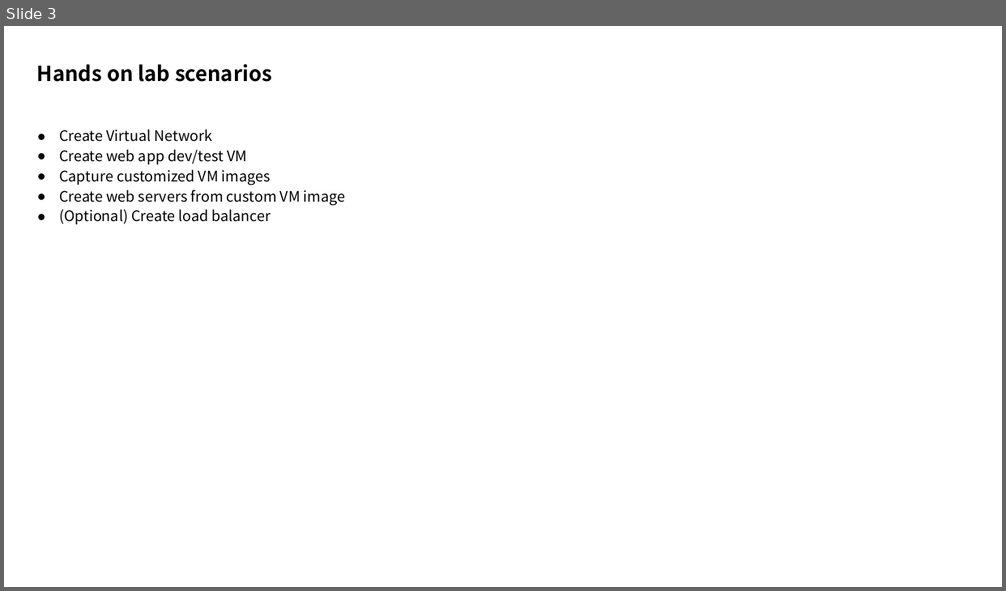
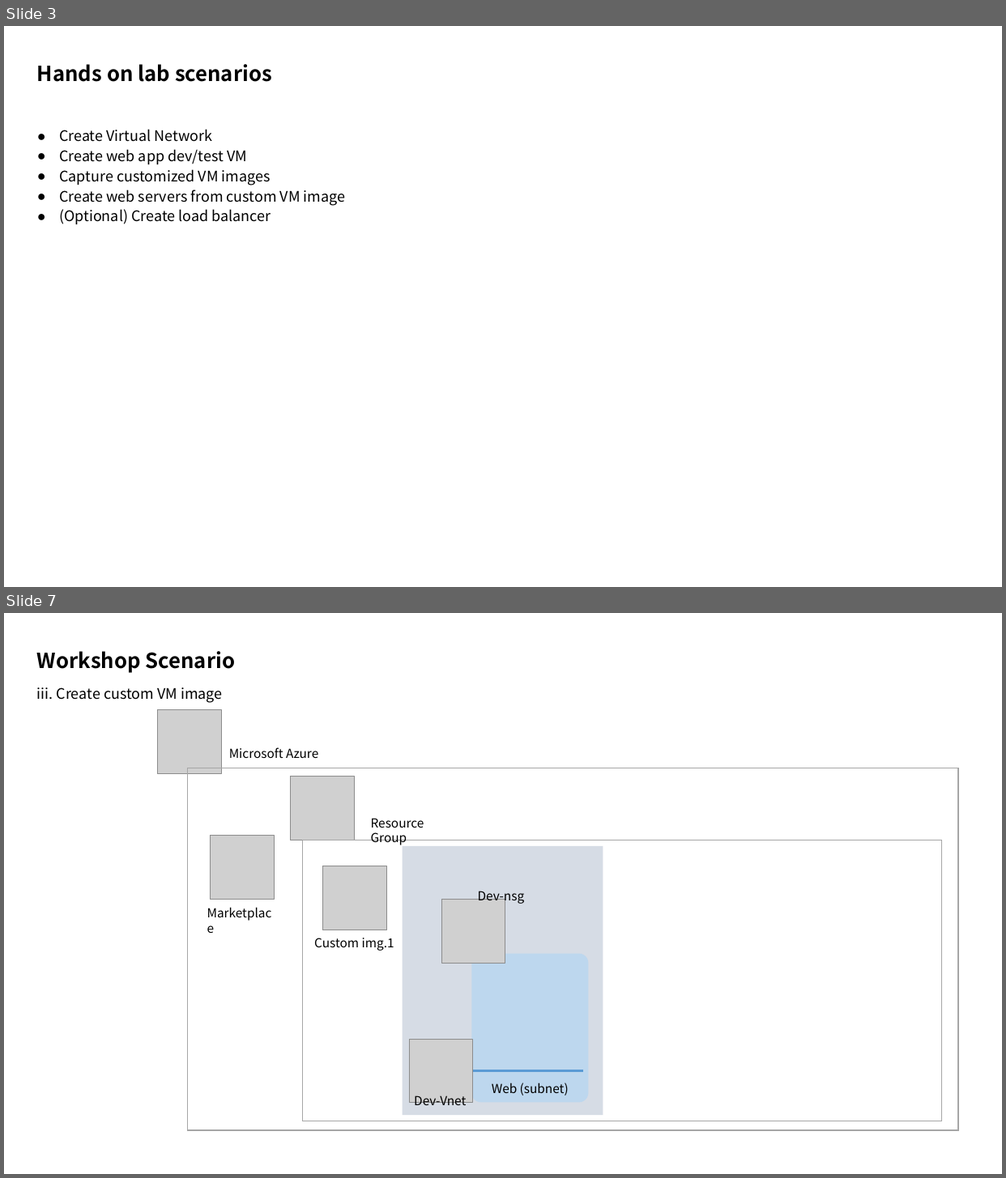
Before and after one commit to xlegend1024/az-infra-wrkshp-101, a slide deck: 2. Workshop Scenario/Workshop Scenario.pptx. Shown one above the other, each under a label of ours: slide 3 before the commit, slides 3 and 7 after it; the slides between them are not shown. The pictures are 1006x591 and 1006x1178 pixels, drawn with LibreOffice and Linux fonts; fonts in the diff are those of the drawing; grey boxes stand for pictures. Boxes give left, top, right and bottom in pixels: in the first picture for what was removed or moved away, otherwise in the second. Text is boxed around its words. In the diff, an @@ line names an element or a change of style, - is before the commit and + after.

Commit message:
add images

```diff
--- a/2. Workshop Scenario/Workshop Scenario.pptx
+++ b/2. Workshop Scenario/Workshop Scenario.pptx
@@ slide 7 added at box(4, 613, 1002, 1174), background #FFFFFF @@
@@ title added at box(37, 651, 235, 673), 20 pt, text #000000, bold @@
+Workshop Scenario
@@ text added at box(37, 688, 223, 703), 14 pt, text #000000 @@
+iii. Create custom VM image
@@ picture added at box(157, 709, 221, 773) @@
@@ text added at box(229, 747, 318, 758), 12 pt, text #000000 @@
+Microsoft Azure
@@ rectangle added at box(187, 768, 958, 1131), outline #A6A6A6 1 pt @@
@@ picture added at box(291, 776, 355, 840) @@
@@ text added at box(371, 818, 424, 845), 12 pt, text #000000 @@
+Resource Group
@@ picture added at box(210, 835, 274, 899) @@
@@ rectangle added at box(303, 841, 942, 1122), outline #A6A6A6 1 pt @@
@@ rounded rectangle added at box(403, 846, 603, 1116), fill #D6DCE5 @@
@@ picture added at box(323, 866, 386, 930) @@
@@ text added at box(199, 902, 284, 924), 12 pt, text #000000 @@
+Marketplace
@@ picture added at box(441, 899, 505, 963) @@
@@ text added at box(478, 891, 525, 905), 12 pt, text #000000 @@
+Dev-nsg
@@ text added at box(314, 938, 394, 951), 12 pt, text #000000 @@
+Custom img.1
@@ rounded rectangle added at box(472, 954, 589, 1102), fill #BDD7EE @@
@@ picture added at box(409, 1039, 473, 1102) @@
@@ line added from (473, 1071) to (583, 1071), #5B9BD5 3 pt @@
@@ text added at box(414, 1096, 466, 1105), 12 pt, text #000000 @@
+Dev-Vnet
@@ text added at box(492, 1083, 569, 1096), 12 pt, text #000000 @@
+Web (subnet)
```
Also in this commit, not shown: 6 slides changed, 15 other files.
